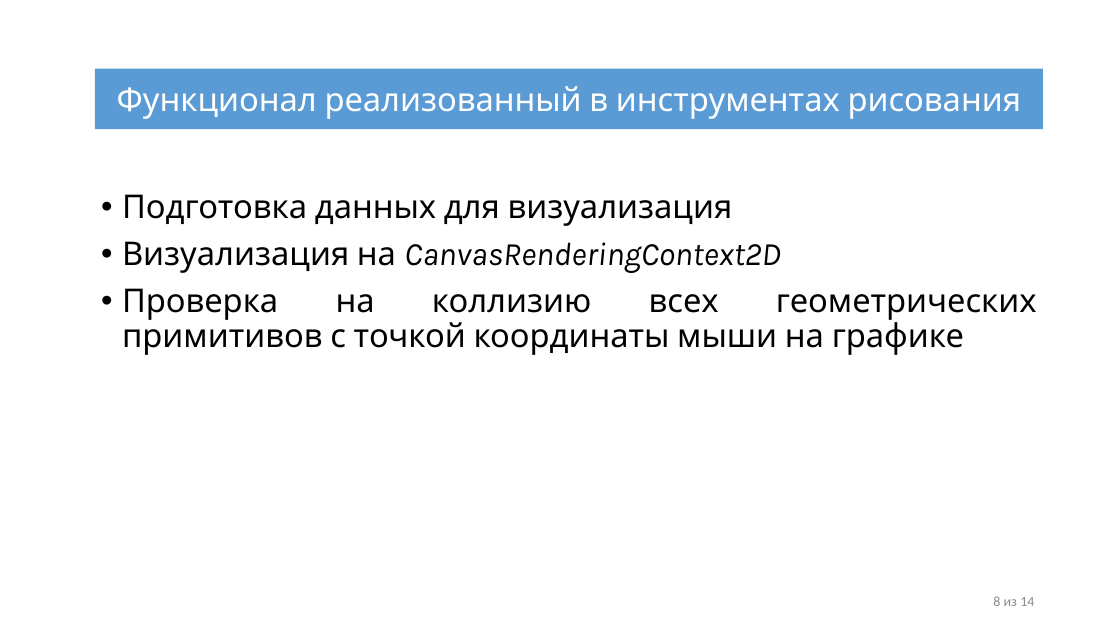
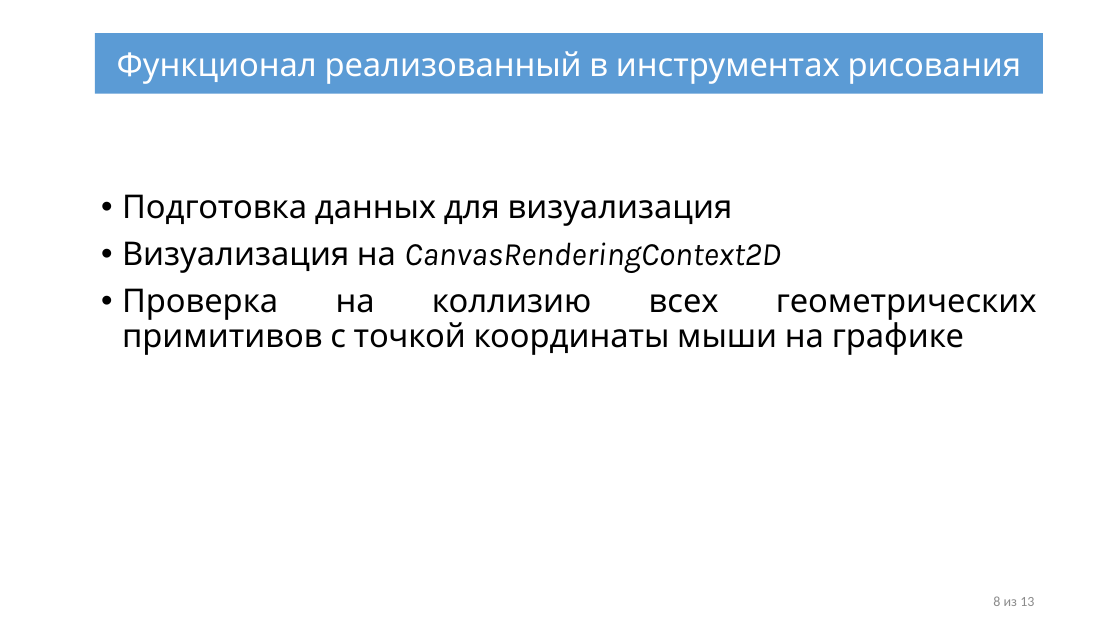
Before and after one commit to IliiaDenisov/masters-thesis, a slide deck: slide 8 of src/Презентация диплома.pptx. Drawn at 1120x630 pixels with LibreOffice and Linux fonts; fonts in the diff are those of the drawing. Boxes give left, top, right and bottom in pixels: in the first picture for what was removed or moved away, otherwise in the second. Text is boxed around its words. In the diff, an @@ line names an element or a change of style, - is before the commit and + after.

```diff
--- a/src/Презентация диплома.pptx
+++ b/src/Презентация диплома.pptx
@@ rectangle "Функционал реализованный в инструментах рисования": place and size @@
-rectangle "Функционал реализованный в инструментах рисования" at box(95, 69, 1044, 129)
+rectangle "Функционал реализованный в инструментах рисования" at box(95, 34, 1044, 94)
@@ text at box(993, 596, 1034, 606): text changed @@
-8 из 14
+8 из 13
```
Also in this commit, not shown: 11 other slides changed.
